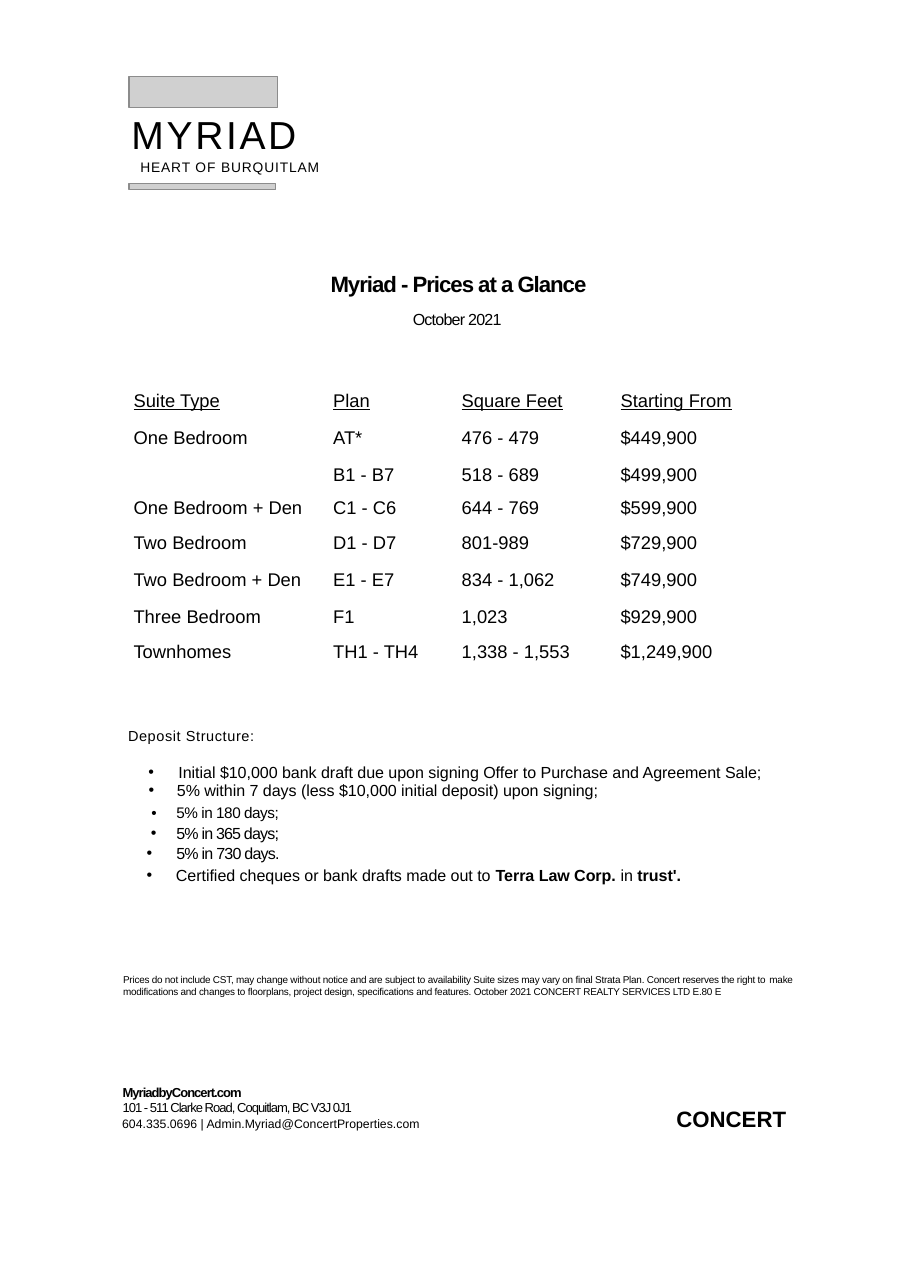
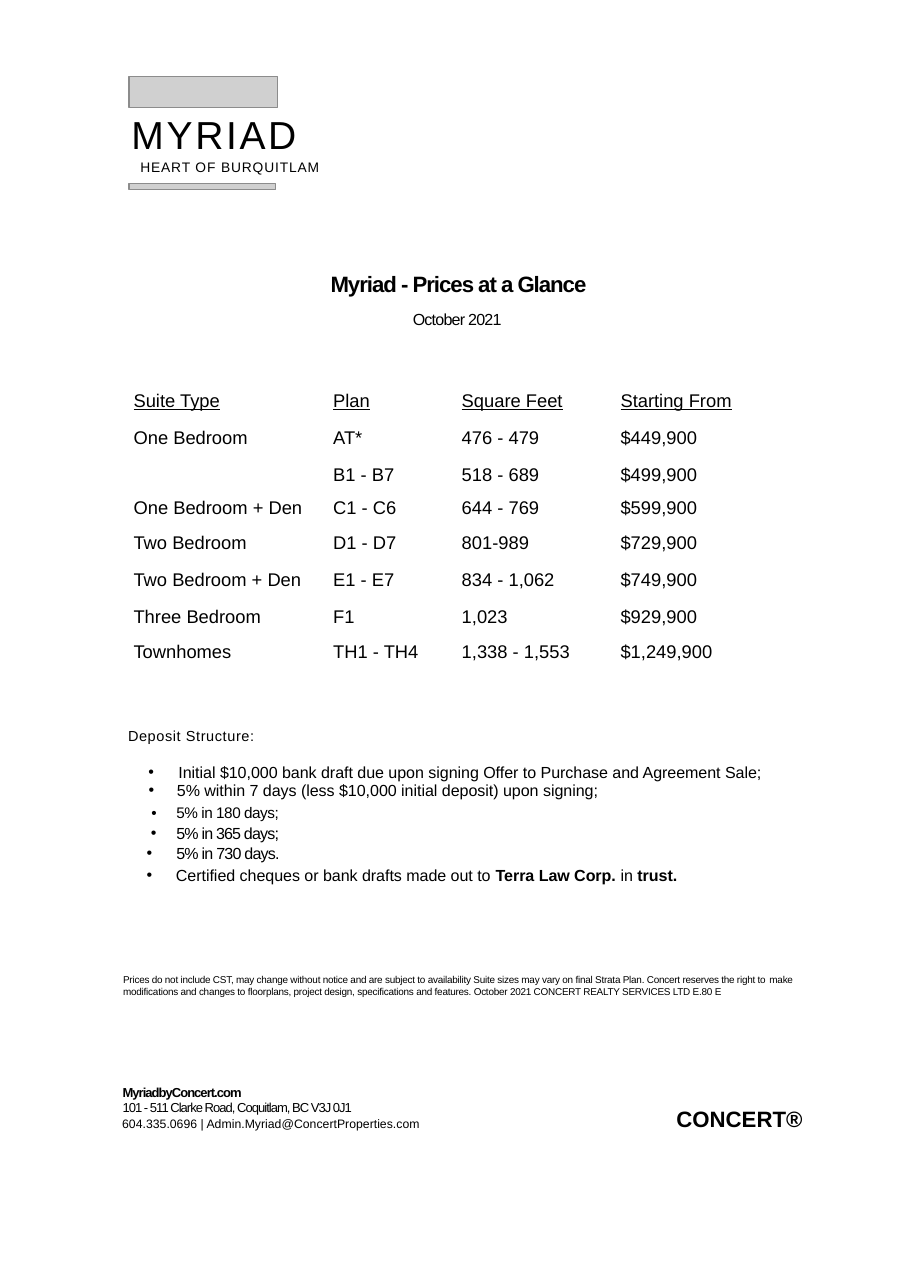
Before and after one commit to minsik-son/document-scanner, a slide deck: slide 1 of ios/Verification/office-layout/OfficeSamplePriceList.pptx. Drawn at 911x1288 pixels with LibreOffice and Linux fonts; fonts in the diff are those of the drawing; grey boxes stand for pictures; background and template pictures are left out. Boxes give left, top, right and bottom in pixels: in the first picture for what was removed or moved away, otherwise in the second. Text is boxed around its words. In the diff, an @@ line names an element or a change of style, - is before the commit and + after.

```diff
--- a/ios/Verification/office-layout/OfficeSamplePriceList.pptx
+++ b/ios/Verification/office-layout/OfficeSamplePriceList.pptx
@@ text at (176, 869, 677, 885): text changed @@
-• Certified cheques or bank drafts made out to Terra Law Corp. in trust'.
+• Certified cheques or bank drafts made out to Terra Law Corp. in trust.
@@ text at (676, 1111, 802, 1128): text changed @@
-CONCERT
+CONCERT®
```
Also in this commit, not shown: 23 other files.
